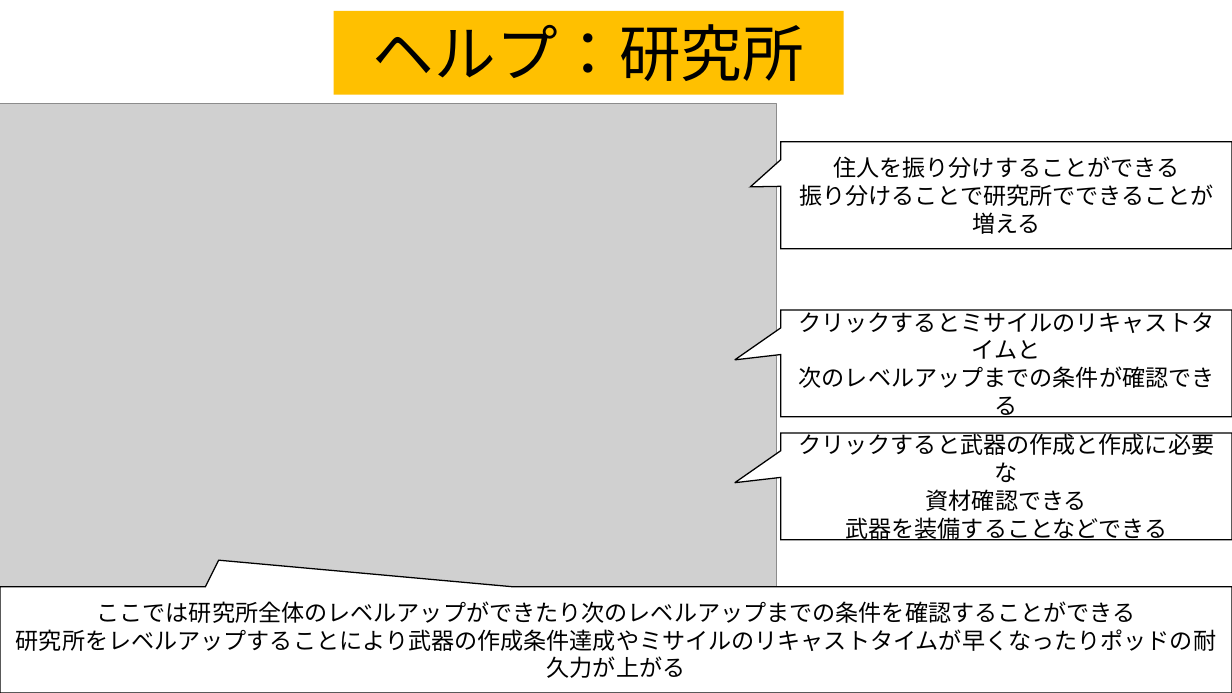
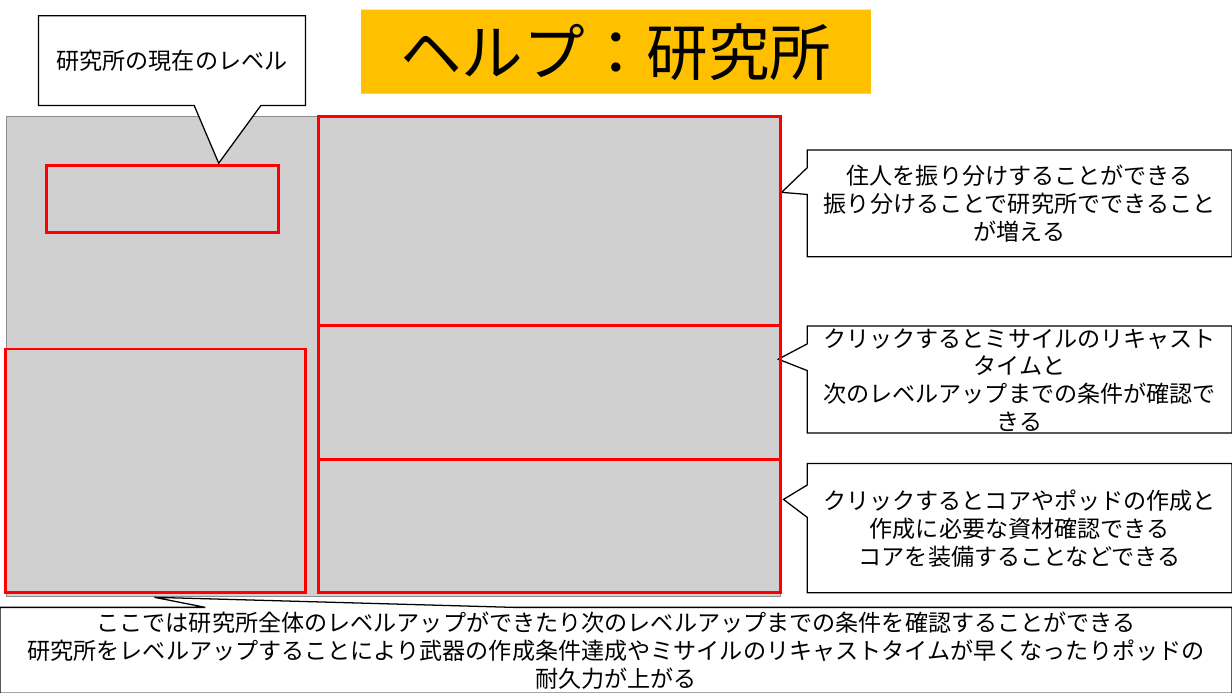
Before and after one commit to team556/team, a slide deck: slide 3 of 説明文.pptx. Drawn at 1232x693 pixels with LibreOffice and Linux fonts; fonts in the diff are those of the drawing; grey boxes stand for pictures. Boxes give left, top, right and bottom in pixels: in the first picture for what was removed or moved away, otherwise in the second. Text is boxed around its words. In the diff, an @@ line names an element or a change of style, - is before the commit and + after.

Commit message:
人数不足の変更 ヘルプ画面の説明文変更 三すくみや戦闘画面についての変更はまだしていない また、ヘルプ画面じたいに変更があるかもしれないので 画像化もまだしてない 戦闘画面はバグが治り次第随時変更していく予定

```diff
--- a/説明文.pptx
+++ b/説明文.pptx
@@ speech box added at box(39, 16, 306, 105), fill #FFFFFF, outline #000000 1 pt, 18 pt, text #000000 @@
+研究所の現在のレベル
@@ rectangle "ヘルプ：研究所": place and size @@
-rectangle "ヘルプ：研究所" at box(334, 11, 844, 95)
+rectangle "ヘルプ：研究所" at box(361, 9, 872, 93)
@@ picture: place and size @@
-picture at box(0, 104, 776, 587)
+picture at box(6, 116, 781, 596)
@@ rectangle added at box(318, 116, 781, 325), outline #FF0000 2.25 pt @@
@@ rectangle added at box(46, 166, 278, 234), outline #FF0000 2.25 pt @@
@@ speech box "住人を振り分けすることができる": place and size @@
-speech box "住人を振り分けすることができる" at box(781, 142, 1232, 250)
+speech box "住人を振り分けすることができる" at box(808, 150, 1232, 257)
@@ rectangle added at box(318, 326, 781, 459), outline #FF0000 2.25 pt @@
@@ speech box "クリックするとミサイルのリキャストタイムと": place and size @@
-speech box "クリックするとミサイルのリキャストタイムと" at box(781, 311, 1232, 418)
+speech box "クリックするとミサイルのリキャストタイムと" at box(808, 326, 1232, 433)
@@ rectangle added at box(6, 349, 306, 593), outline #FF0000 2.25 pt @@
@@ rectangle added at box(318, 459, 781, 592), outline #FF0000 2.25 pt @@
@@ proportions changed in 4 elements at box(0, 607, 1232, 693), box(808, 150, 1232, 257), box(808, 326, 1232, 433), box(808, 464, 1232, 593) @@
@@ speech box "クリックするとコアやポッドの作成と": place and size @@
-speech box "クリックするとコアやポッドの作成と" at box(781, 433, 1232, 541)
+speech box "クリックするとコアやポッドの作成と" at box(808, 464, 1232, 593)
@@ text in speech box at box(823, 489, 1216, 567): text changed @@
-クリックすると武器の作成と作成に必要な
-資材確認できる
-武器を装備することなどできる
+クリックするとコアやポッドの作成と
+作成に必要な資材確認できる
+コアを装備することなどできる
@@ speech box "ここでは研究所全体のレベルアップができたり次のレベルアップまでの条件を確認することができる": place and size @@
-speech box "ここでは研究所全体のレベルアップができたり次のレベルアップまでの条件を確認することができる" at box(0, 587, 1232, 693)
+speech box "ここでは研究所全体のレベルアップができたり次のレベルアップまでの条件を確認することができる" at box(0, 607, 1232, 693)
@@ text in speech box at box(27, 639, 1204, 693): text changed @@
-研究所をレベルアップすることにより武器の作成条件達成やミサイルのリキャストタイムが早くなったりポッドの耐久力が上がる
+研究所をレベルアップすることにより武器の作成条件達成やミサイルのリキャストタイムが早くなったりポッドの
+耐久力が上がる
```
Also in this commit, not shown: 3 other slides changed, 4 slides added, 5 other files.
